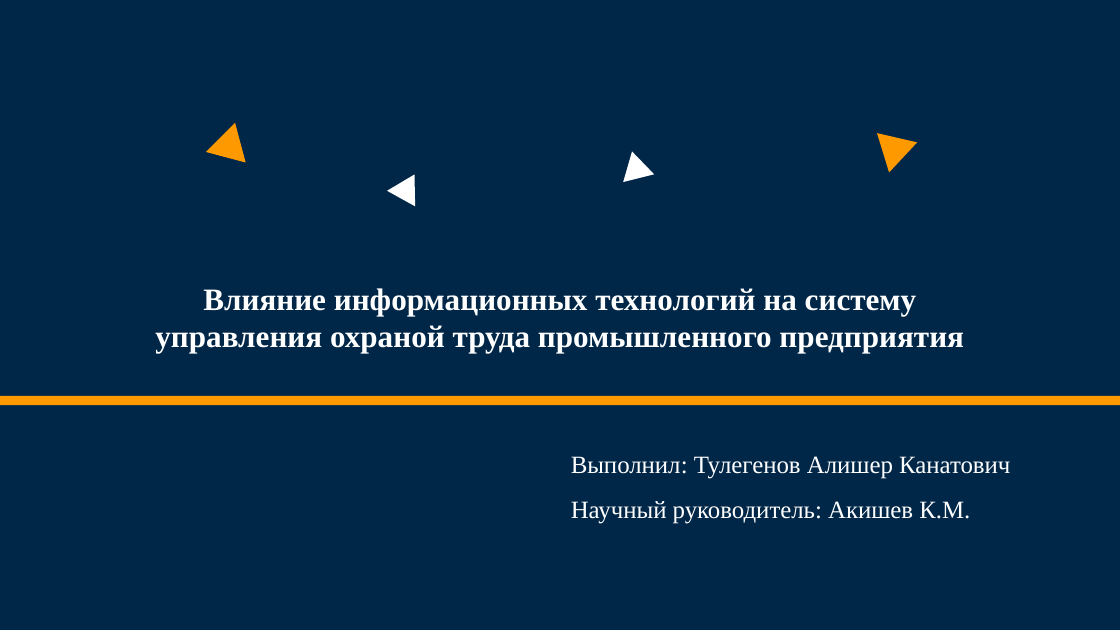
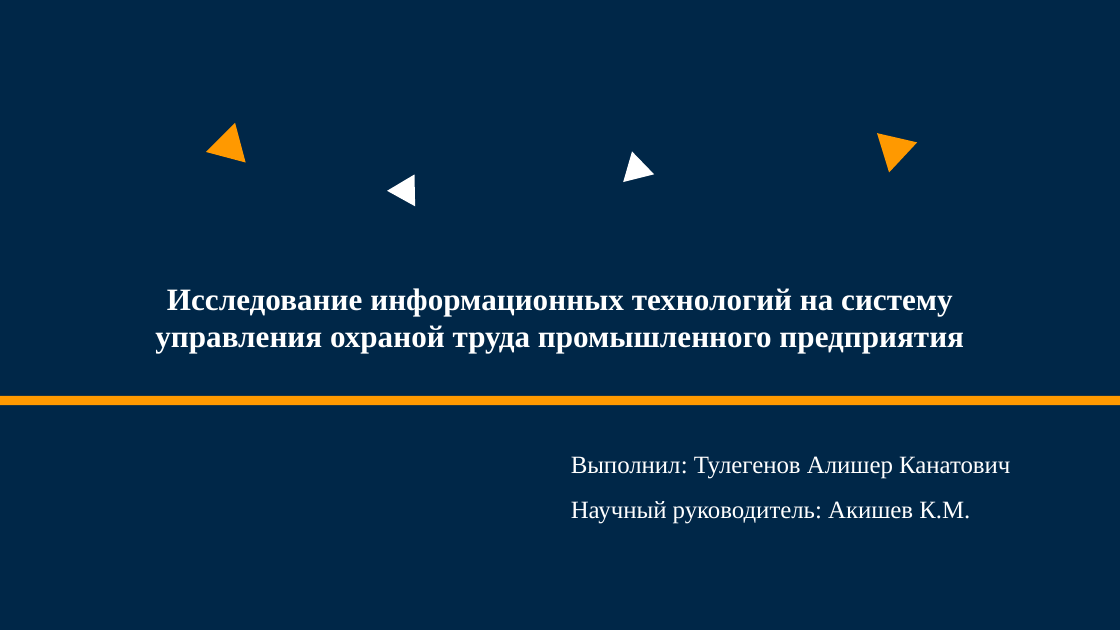
Before and after one commit to Alik243/Safety, a slide deck: slide 1 of Док/Тулегенов Алишер Презентация.pptx. Drawn at 1120x630 pixels with LibreOffice and Linux fonts; fonts in the diff are those of the drawing. Boxes give left, top, right and bottom in pixels: in the first picture for what was removed or moved away, otherwise in the second. Text is boxed around its words. In the diff, an @@ line names an element or a change of style, - is before the commit and + after.

Commit message:
update: ready presentation

```diff
--- a/Док/Тулегенов Алишер Презентация.pptx
+++ b/Док/Тулегенов Алишер Презентация.pptx
@@ text at (155,288,964,353): text changed @@
-Влияние информационных технологий на систему управления охраной труда промышленного предприятия
+Исследование информационных технологий на систему управления охраной труда промышленного предприятия
```
Also in this commit, not shown: 3 other slides changed, 1 slide added, 6 other files.
